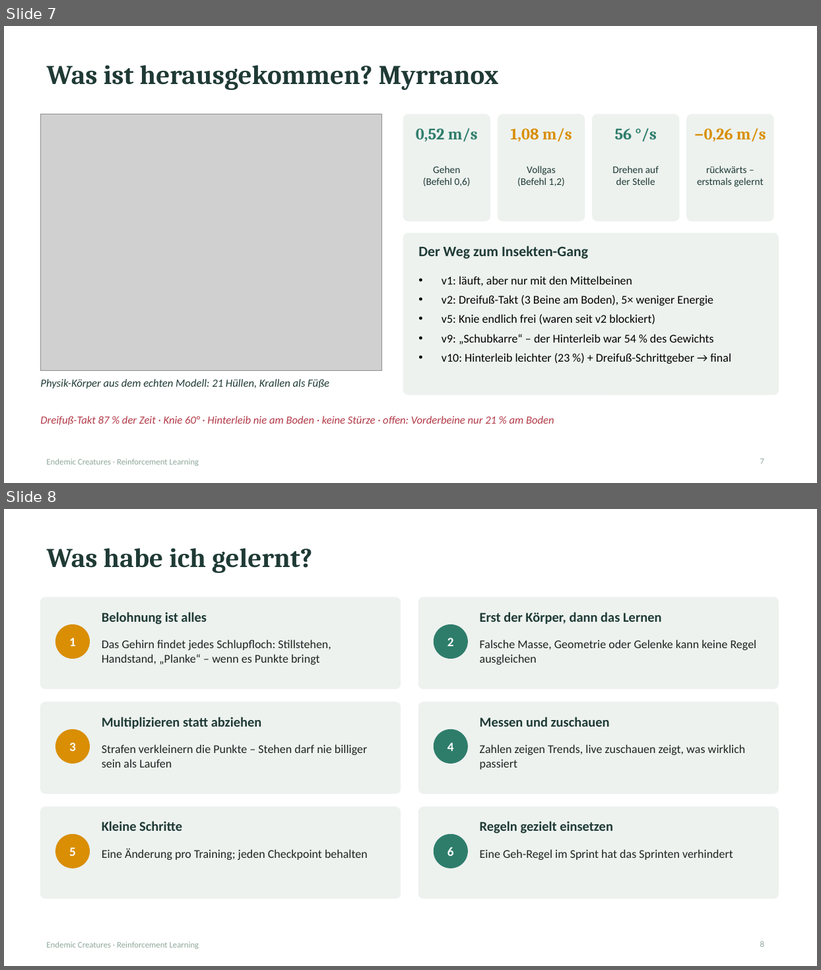
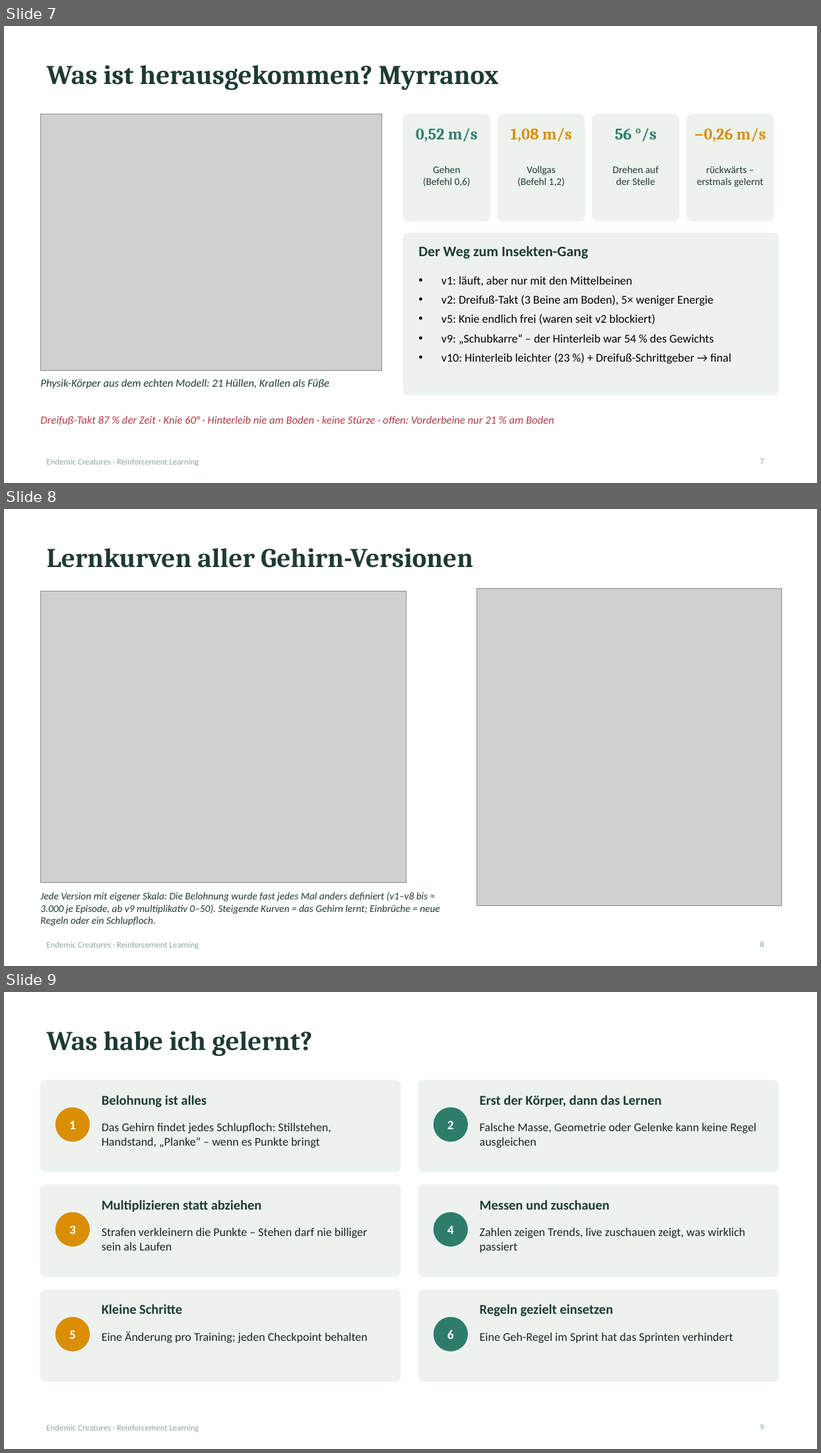
Before and after one commit to xTh0masx/Reinforcement_Learning_Creature, a slide deck: docs/presentation/Endemic_Creatures_RL_10min.pptx. Shown one above the other, each under a label of ours: slides 7 and 8 before the commit, slides 7, 8 and 9 after it. The pictures are 821x970 and 821x1453 pixels, drawn with LibreOffice and Linux fonts; fonts in the diff are those of the drawing; grey boxes stand for pictures. Boxes give left, top, right and bottom in pixels: in the first picture for what was removed or moved away, otherwise in the second. Text is boxed around its words. In the diff, an @@ line names an element or a change of style, - is before the commit and + after.

```diff
--- a/docs/presentation/Endemic_Creatures_RL_10min.pptx
+++ b/docs/presentation/Endemic_Creatures_RL_10min.pptx
@@ slide 8 added at (x1=4, y1=509, x2=817, y2=966), background #FFFFFF; not listed: 1 template element that a slide beside it also shows @@
@@ title added at (x1=47, y1=548, x2=473, y2=568), 32 pt, text #1F3A35, bold @@
+Lernkurven aller Gehirn-Versionen
@@ picture added at (x1=40, y1=591, x2=407, y2=883) @@
@@ picture added at (x1=477, y1=588, x2=781, y2=906) @@
@@ text added at (x1=40, y1=892, x2=440, y2=926), 12 pt, text #1F3A35, italic @@
+Jede Version mit eigener Skala: Die Belohnung wurde fast jedes Mal anders definiert (v1–v8 bis ≈ 3.000 je Episode, ab v9 multiplikativ 0–50). Steigende Kurven = das Gehirn lernt; Einbrüche = neue Regeln oder ein Schlupfloch.
@@ page number added at (x1=760, y1=941, x2=764, y2=947), 10 pt, text #8FA89B @@
+8
@@ what was slide 8 is now slide 9 @@
```
Also in this commit, not shown: 5 other files.
